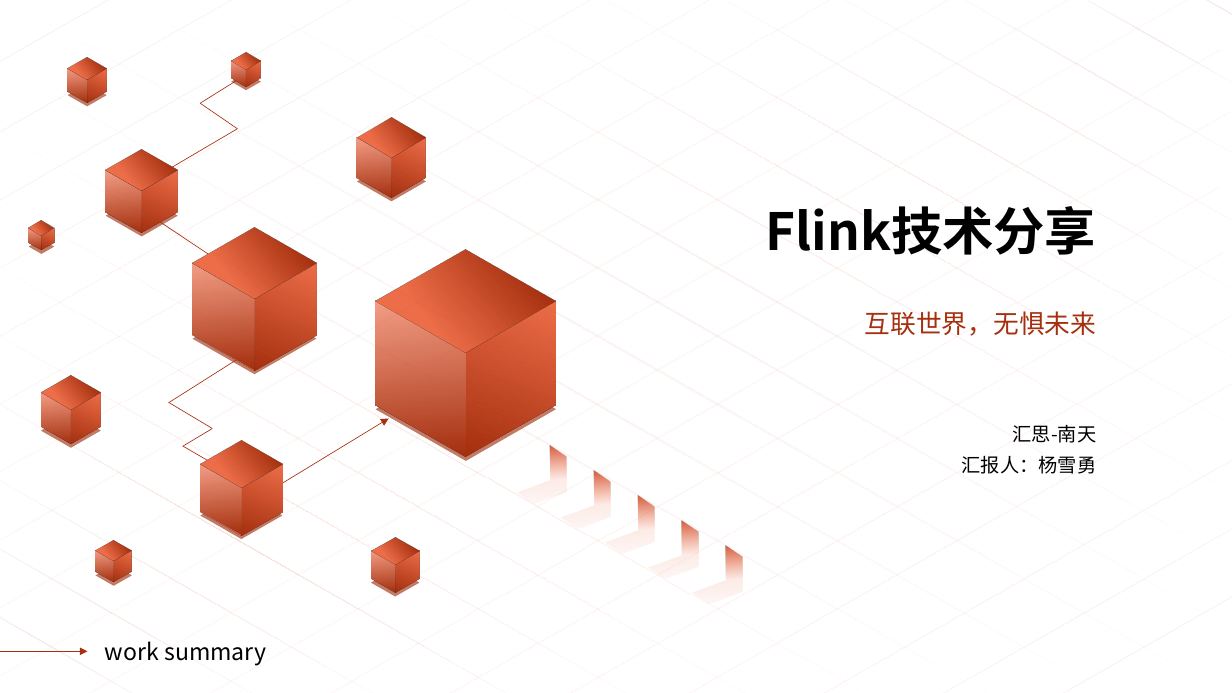
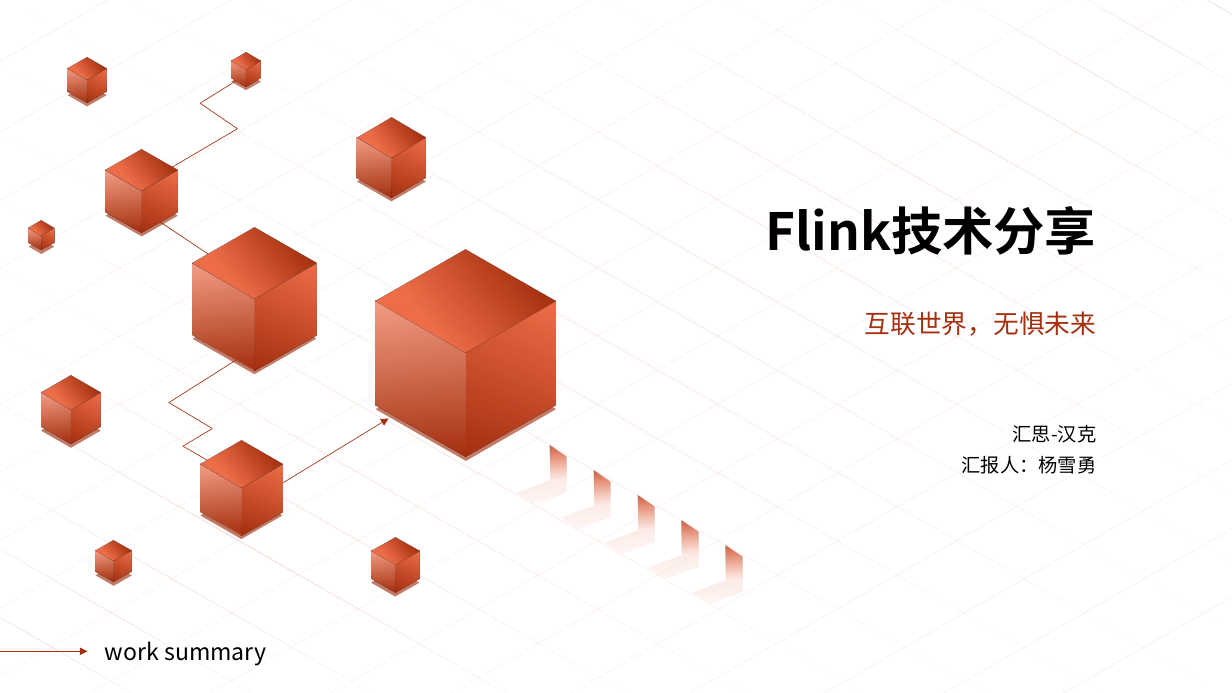
Before and after one commit to yangxueyong/yxy-springboot-demo, a slide deck: slide 1 of flinksql-demo/flink-简要介绍.pptx. Drawn at 1232x693 pixels with LibreOffice and Linux fonts; fonts in the diff are those of the drawing. Boxes give left, top, right and bottom in pixels: in the first picture for what was removed or moved away, otherwise in the second. Text is boxed around its words. In the diff, an @@ line names an element or a change of style, - is before the commit and + after.

```diff
--- a/flinksql-demo/flink-简要介绍.pptx
+++ b/flinksql-demo/flink-简要介绍.pptx
@@ text at [1013,424,1097,443]: text changed @@
-汇思-南天
+汇思-汉克
```
Also in this commit, not shown: 2 other slides changed, 47 other files.
